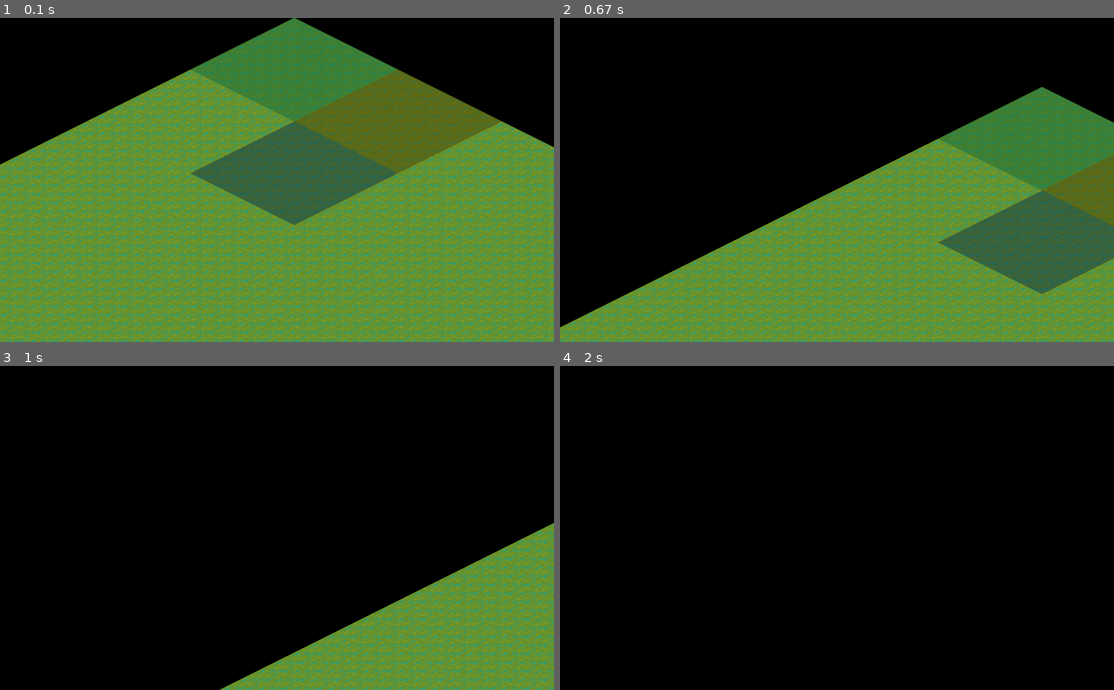
Above: before the commit, frames 1-4 (two rows, left to right).
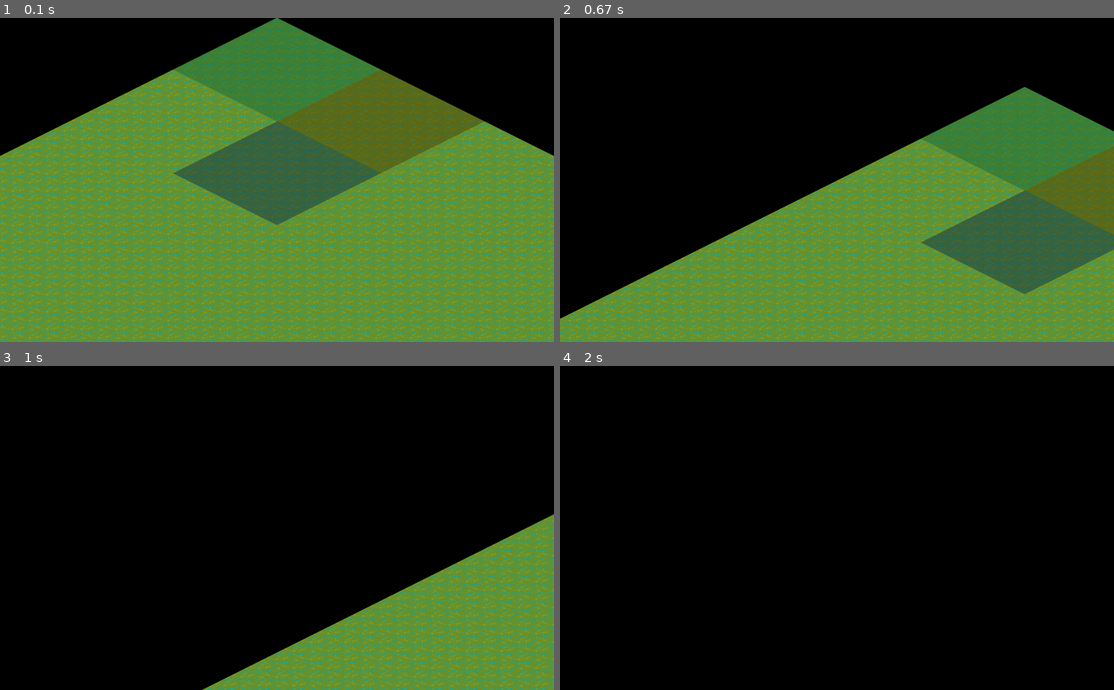
Above: after the commit, the same moments.

Repository: lugkhast/BaliwanPH
Game: pygame game, started from baliwan.py
Two runs of this game, one before a commit and one after it. Both use one fixed random seed, a clock stepped at 60 frames per second and the inputs below. The source is Python 2; it was converted automatically to run under Python 3.
Inputs (mouse positions are in pixels of both pictures, inside the frame that each line leads up to):
- Up to frame 1 (0.1 s): no input
- Up to frame 2 (0.67 s): press the mouse at (704, 183) at 0.37 s; move the mouse to (798, 215) at 0.47 s; release the mouse at (892, 251) at 0.6 s
- Up to frame 3 (1 s): press the mouse at (144, 531) at 0.7 s; move the mouse to (243, 544) at 0.8 s; release the mouse at (343, 557) at 0.93 s
- Up to frame 4 (2 s): press the mouse at (704, 531) at 1.03 s; move the mouse to (759, 570) at 1.13 s; release the mouse at (809, 612) at 1.27 s; press the mouse at (704, 531) at 1.37 s; move the mouse to (842, 553) at 1.47 s; release the mouse at (981, 579) at 1.6 s

The runs differ from the first frame. In frame 1, 28% of the frame differs, in the area x 0-100%, y 0-100%; in frame 2, 18%; in frame 3, 7.1%; in frame 4, nothing differs.

Commit message:
Render landscape once and cache it
 - The landscape should never change anyway, and landscape editing is
   not something we're looking at right now
 - This SIGNIFICANTLY reduces overdraw and results in smoother rendering
   when a lot of landscape is visible.

Diff:
--- a/renderers/pygame/renderer.py
+++ b/renderers/pygame/renderer.py
@@ -1,5 +1,6 @@
 
 import pygame
+from pygame import Surface
 from pygame.locals import *
 
 from engine.city import ZoneType
@@ -9,6 +10,7 @@
 
 TOP_OFFSET = 32
 DOODAD_OFFSET_Y = -32
+TILE_SIZE = 64
 
 class PygameRenderer(object):
     def __init__(self, city):
@@ -16,6 +18,7 @@
         spritesheet = Spritesheet('assets/terrain_0.png')
 
         self.textures = textures = TextureStorage()
+        self._terrain = None
 
         self.zone_reps = {
             ZoneType.UNZONED: textures.BLANK,
@@ -23,6 +26,48 @@
             ZoneType.COMMERCIAL: textures.ZONE_TILE_COMMERCIAL,
             ZoneType.INDUSTRIAL: textures.ZONE_TILE_INDUSTRIAL
         }
+
+    def _get_tile_px_offset(self, x, y, surface_width):
+        # The topmost (top-left) tile is centered by default
+        initial_pos_x = surface_width / 2
+
+        # The px calculation is done by first getting the values for the
+        # corresponding tile in the first column, then from there we get the
+        # offset to the tile we're actually calculating for.
+
+        # Position values for the first column
+        base_pos_x = initial_pos_x - (32 * (x + 1))
+        base_pos_y = 16 * x
+
+        # Additional offset for the tile we're actually calculating for
+        pos_x = base_pos_x + (32 * y)
+        pos_y = base_pos_y + (16 * y)
+
+        return (pos_x, pos_y)
+
+    def get_terrain(self):
+        if (self._terrain):
+            return self._terrain
+
+        # This pixel size calculation assumes a square city area
+        # TODO: Handle corner cases needed to support arbitrary city sizes
+        size = self.city.dimensions
+        surf_width = TILE_SIZE * (size.x + 1)
+
+        # Half of the height of a landscape tile is underground
+        # Only the bottom-most landscape tile (the bottom-right corner) has this
+        # underground area fully visible.
+        surf_height = (surf_width / 2) + (TILE_SIZE / 2)
+        surface = Surface((surf_width, surf_height), flags=SRCALPHA)
+
+        for x in range(0, size.x):
+            for y in range(0, size.y):
+                offset = self._get_tile_px_offset(x, y, surf_width)
+                surface.blit(self.textures.LANDSCAPE_PLAINS, offset)
+
+        # surface.fill(pygame.Color(128, 128, 128))
+        self._terrain = surface
+        return self._terrain
 
     def _get_representation(self, tile):
         # Use only the RCI bits
@@ -51,13 +96,17 @@
         initial_pos_x = width / 2
 
         surface.fill(pygame.Color(0, 0, 0))
+
+        # Blit the pre-rendered landscape
+        terrain = self.get_terrain()
+        landscape_offset_x = terrain.get_width() / 2 - surface.get_width() / 2
+        landscape_offset = (offset[0] - landscape_offset_x, offset[1])
+        surface.blit(self.get_terrain(), landscape_offset)
+
         for x in range(0, grid_width):
-            pos_x = initial_pos_x - (32 * x) + offset[0]
+            pos_x = initial_pos_x - (32 * (x + 1)) + offset[0]
             pos_y = 16 * x + offset[1]
             for y in range(0, grid_height):
-                # Render the landscape layer
-                surface.blit(textures.LANDSCAPE_PLAINS, (pos_x, pos_y))
-
                 # Render the zone layer
                 image = self._get_representation(city.get_tile_at(x, y))
                 surface.blit(image, (pos_x, pos_y))
